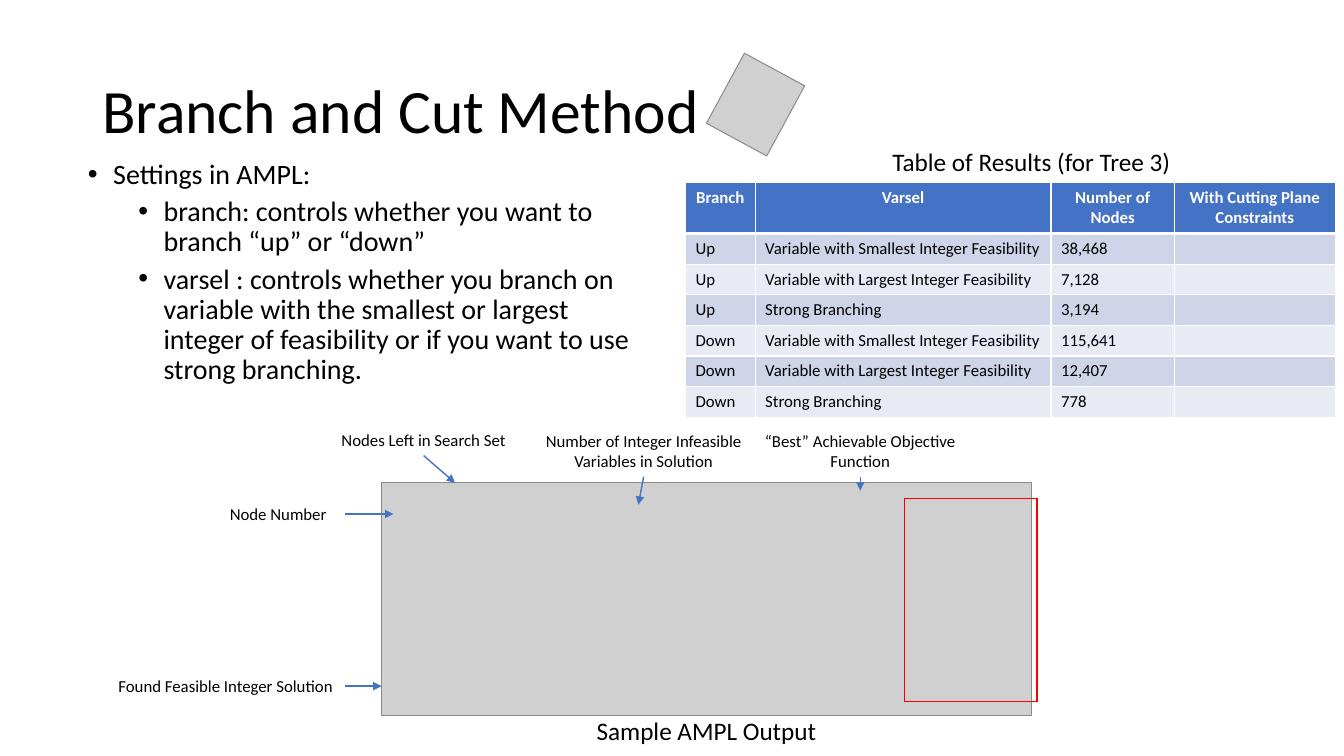
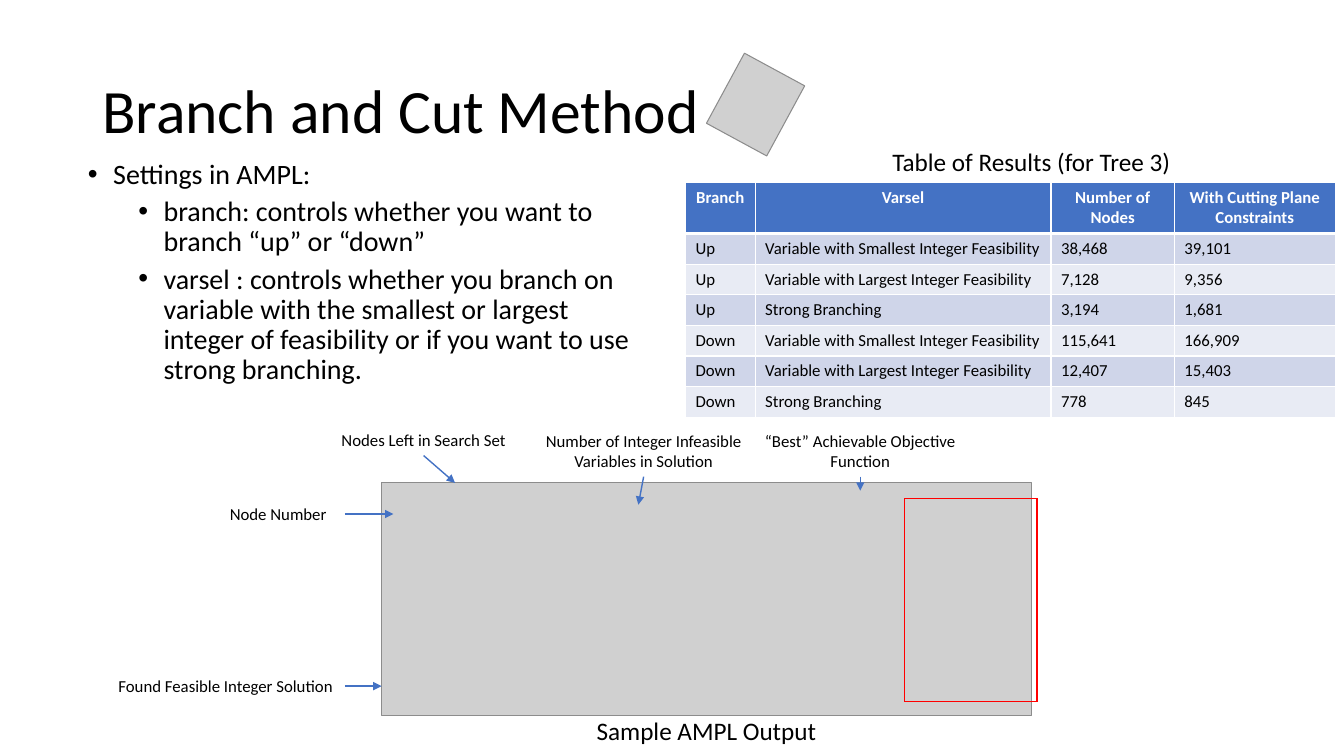
Before and after one commit to DillWithIt77/D2P-Spring-2021, a slide deck: slide 9 of Presentations/Trees Get Degrees_Full_Presentation.pptx. Drawn at 1344x756 pixels with LibreOffice and Linux fonts; fonts in the diff are those of the drawing; grey boxes stand for pictures; background and template pictures are left out. Boxes give left, top, right and bottom in pixels: in the first picture for what was removed or moved away, otherwise in the second. Text is boxed around its words. In the diff, an @@ line names an element or a change of style, - is before the commit and + after.

```diff
--- a/Presentations/Trees Get Degrees_Full_Presentation.pptx
+++ b/Presentations/Trees Get Degrees_Full_Presentation.pptx
@@ table at bbox=[686, 182, 1334, 414] @@
-row 2, column 4: 
+row 2, column 4: 39,101
-row 3, column 4: 
+row 3, column 4: 9,356
-row 4, column 4: 
+row 4, column 4: 1,681
-row 5, column 4: 
+row 5, column 4: 166,909
-row 6, column 4: 
+row 6, column 4: 15,403
-row 7, column 4: 
+row 7, column 4: 845
```
Also in this commit, not shown: 2 other slides changed, 1 slide added, 1 slide removed.
